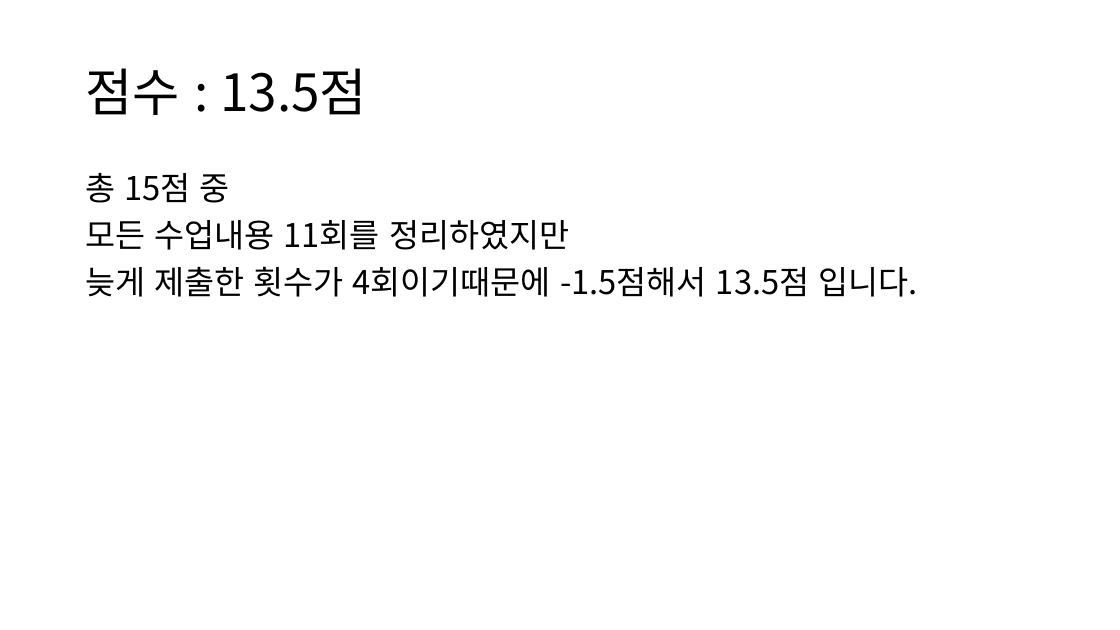
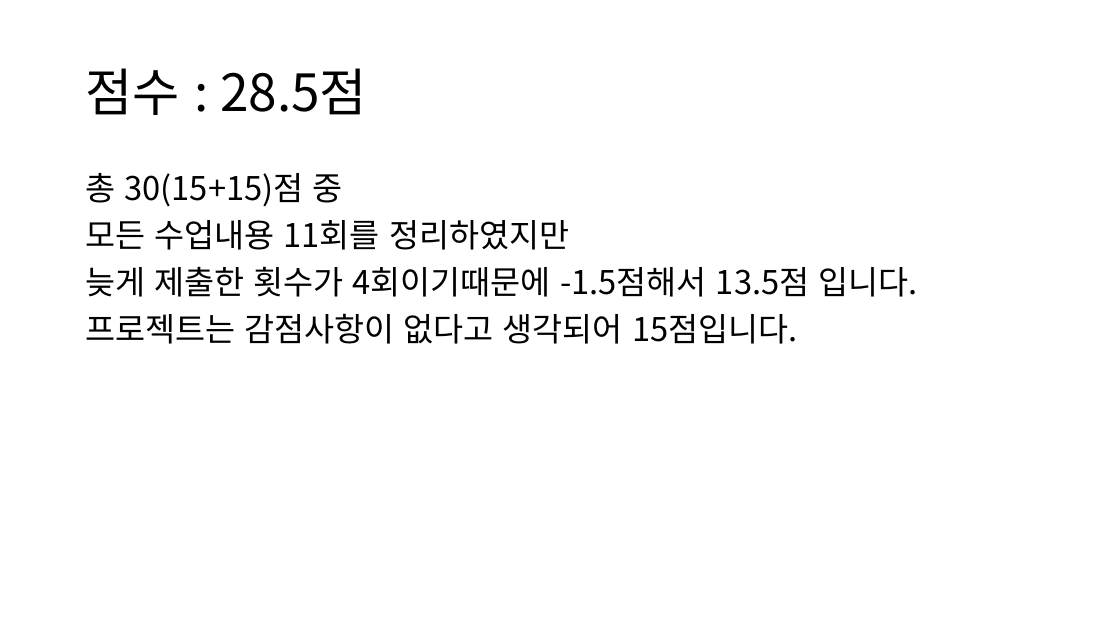
Before and after one commit to qkrtkdals962/ks-WebpgmSys, a slide deck: slide 17 of last/시스템 프로그래밍.pptx (slide 18 before the commit). Drawn at 1120x630 pixels with LibreOffice and Linux fonts; fonts in the diff are those of the drawing. Boxes give left, top, right and bottom in pixels: in the first picture for what was removed or moved away, otherwise in the second. Text is boxed around its words. In the diff, an @@ line names an element or a change of style, - is before the commit and + after.

```diff
--- a/last/시스템 프로그래밍.pptx
+++ b/last/시스템 프로그래밍.pptx
@@ title at [85, 68, 367, 115]: text changed @@
-점수 : 13.5점
+점수 : 28.5점
@@ text at [85, 173, 342, 206]: text changed @@
-총 15점 중
+총 30(15+15)점 중
@@ text at [85, 313, 797, 344]: paragraph added @@
+프로젝트는 감점사항이 없다고 생각되어 15점입니다.
```
Also in this commit, not shown: 1 slide removed, 1 other file.
